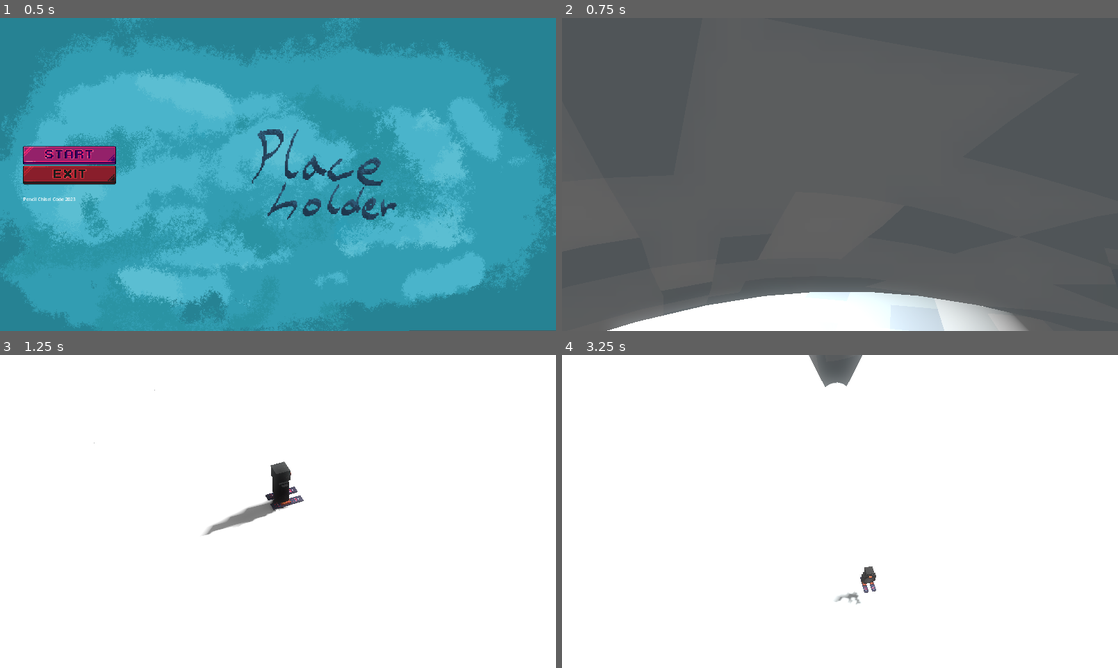
Above: before the commit, frames 1-4 (two rows, left to right).
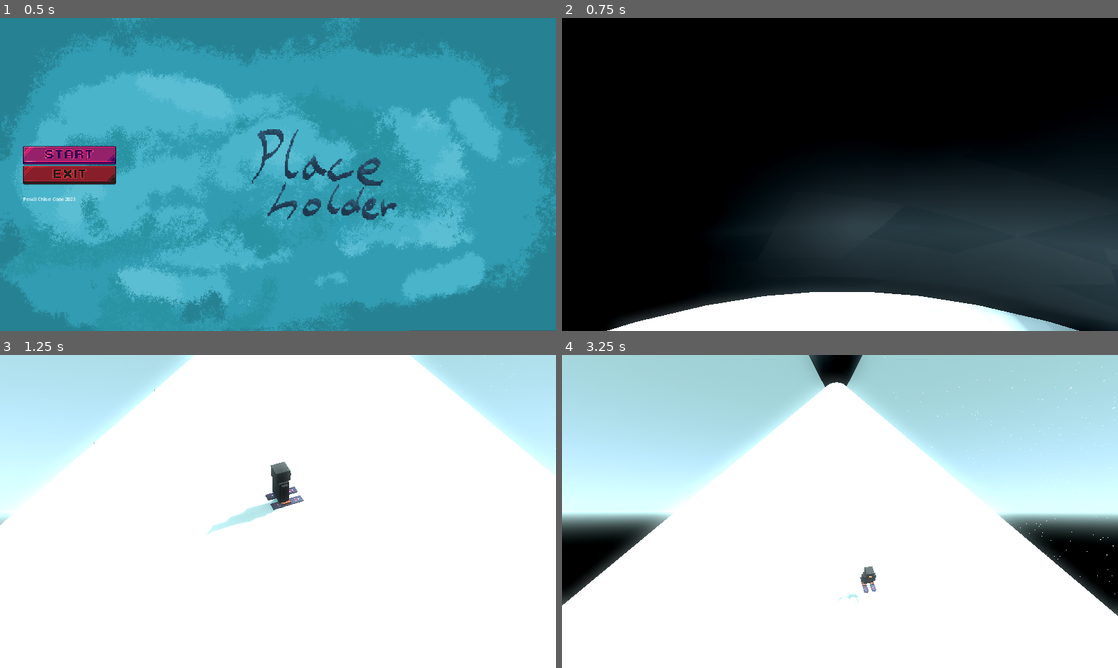
Above: after the commit, the same moments.

Repository: CodingBigTime/pencil-chisel-code-2023
Game: Godot game, scene res://scenes/main_menu.tscn
The game is run twice, just before and just after one commit, with the same random seed, the same clock (stepped at 60 frames per second) and the same inputs.
Inputs (mouse positions are in pixels of both pictures, inside the frame that each line leads up to):
- Up to frame 1 (0.5 s): no input
- Up to frame 2 (0.75 s): click (628, 155) at 0.5 s
- Up to frame 3 (1.25 s): no input
- Up to frame 4 (3.25 s): hold D (right) 1.28-2.03 s; tap Space (boost) at 1.35, 2.1, 2.85 s; hold A (left) 2.03-2.78 s; hold D (right) from 2.78 s (still down)

Frame 1 is identical in both runs. In frame 2, 95% of the frame differs, in the area x 0-100%, y 0-100%; in frame 3, 15%; in frame 4, 44%.

Commit message:
Add skybox and tweak fog

Diff:
--- a/scenes/main.tscn
+++ b/scenes/main.tscn
@@ -1,15 +1,27 @@
-[gd_scene load_steps=10 format=3 uid="uid://2w6yakjowypx"]
+[gd_scene load_steps=12 format=3 uid="uid://2w6yakjowypx"]
 
 [ext_resource type="PackedScene" uid="uid://cup6i73gp2txa" path="res://actors/player.tscn" id="1_7ud0s"]
 [ext_resource type="Script" path="res://scenes/Camera3D.gd" id="2_nl8p7"]
 [ext_resource type="PackedScene" uid="uid://w8bd5n1p2168" path="res://objects/mountain.tscn" id="3_yenbf"]
 [ext_resource type="PackedScene" path="res://objects/glacier.tscn" id="4_f4xd1"]
 
+[sub_resource type="ProceduralSkyMaterial" id="ProceduralSkyMaterial_h6sp0"]
+sky_top_color = Color(0.47451, 0.635294, 0.639216, 1)
+sky_horizon_color = Color(0.721569, 0.854902, 0.988235, 1)
+ground_bottom_color = Color(0, 0, 0, 1)
+ground_horizon_color = Color(0.8, 1, 0.988235, 1)
+
+[sub_resource type="Sky" id="Sky_oy1ne"]
+sky_material = SubResource("ProceduralSkyMaterial_h6sp0")
+
 [sub_resource type="Environment" id="Environment_6w1rm"]
+background_mode = 2
+sky = SubResource("Sky_oy1ne")
 glow_enabled = true
 glow_bloom = 0.4
 glow_hdr_threshold = 1.2
 volumetric_fog_enabled = true
+volumetric_fog_length = 54.0
 
 [sub_resource type="ParticleProcessMaterial" id="ParticleProcessMaterial_bgh5k"]
 lifetime_randomness = 0.2
